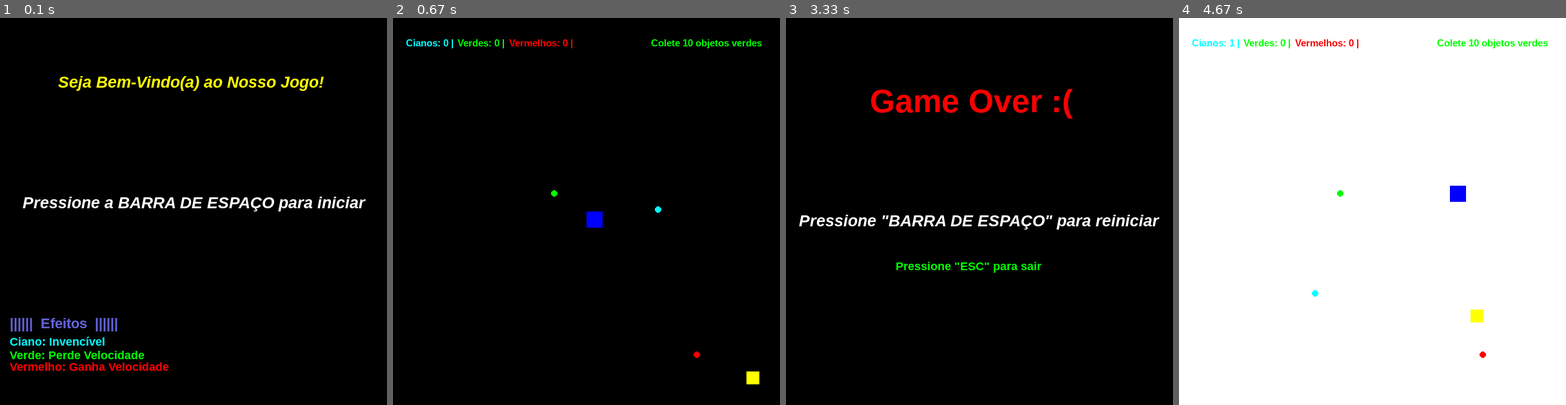
Above: before the commit, frames 1-4 (left to right).
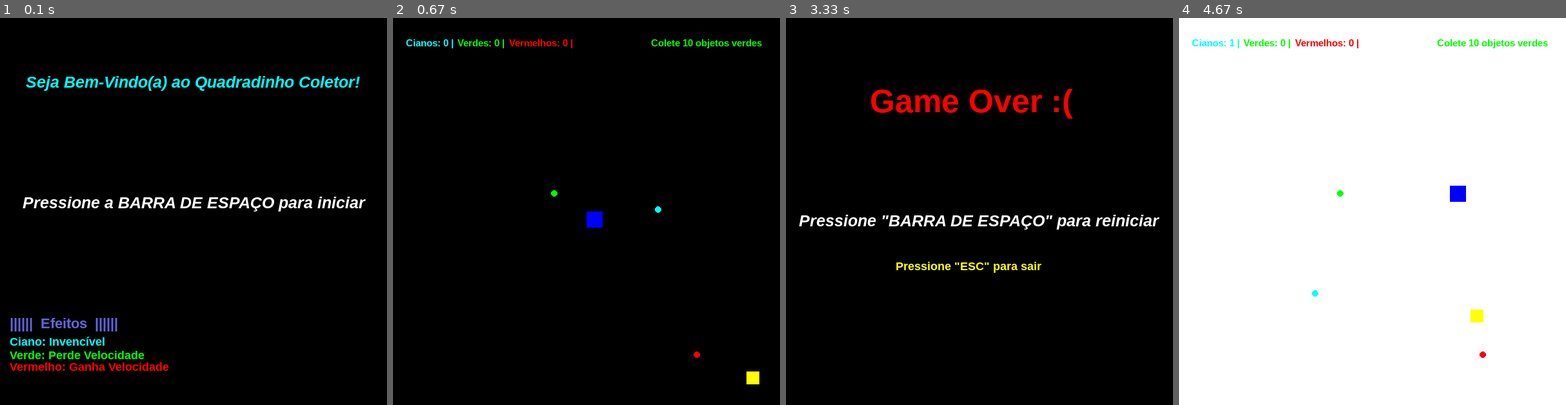
Above: after the commit, the same moments.

Repository: luucasgaabriel/projeto_pygame
Game: pygame game, started from jogo.py
Same seed, same stepped clock (60 frames per second), same inputs: the game is played once before the commit and once after it.
Inputs:
- Up to frame 1 (0.1 s): no input
- Up to frame 2 (0.67 s): tap Space at 0.33 s
- Up to frame 3 (3.33 s): hold Left 0.67-1.2 s; tap Space at 0.73, 1.03, 1.3, 1.63, 1.93, 2.07, 2.47, 2.77 s; hold Down 1.23-1.53 s; hold Left 1.57-1.97 s; hold Up 2-2.37 s; hold Right 2.4-3.03 s
- Up to frame 4 (4.67 s): tap Space at 3.53, 3.83, 4.03, 4.33, 4.53 s; hold Right 3.97-4.43 s; hold Up from 4.47 s (still down)

The runs differ from the first frame. In frame 1, 1.8% of the frame differs, in the area x 6-93%, y 15-19%; in frame 2, nothing differs; in frame 3, 0.4%; in frame 4, nothing differs.

Commit message:
Update jogo.py

Diff:
--- a/jogo.py
+++ b/jogo.py
@@ -3,14 +3,13 @@
 from sys import exit
 from random import randint
 
-
 pygame.init()
 
 # criando tela
 largura = 600
 altura = 600
 tela = pygame.display.set_mode((largura, altura))
-pygame.display.set_caption('QUADRADIN')
+pygame.display.set_caption('QUADRADINHO COLETOR')
 
 # variaveis iniciais
 cianos = vermelhos = verdes = 0
@@ -24,8 +23,8 @@
 controlex_vilao = 0
 controley_vilao = 0
 lista_coletaveis = []
-cor_tela = (0,0,0)
-cor_gameover = (255,0,0)
+cor_tela = (0, 0, 0)
+cor_gameover = (255, 0, 0)
 
 relogio = pygame.time.Clock()
 fonte = pygame.font.SysFont('arial', 25, bold=True, italic=True)
@@ -33,7 +32,6 @@
 fonte_placar = pygame.font.SysFont('arial', 15, True, False)
 fonte_vantagens = pygame.font.SysFont('arial', 22, bold=True, italic=False)
 fonte_gameover = pygame.font.SysFont('franklingothicmedium', 50, bold=True, italic=False)
-
 
 
 class Player:
@@ -56,21 +54,21 @@
         if event.key == K_DOWN:
             x_controle = 0
             y_controle = velocidade
-        if player.pos_x > largura-20:
+        if player.pos_x > largura - 20:
             player.pos_x = 0
         if player.pos_x < 0:
             player.pos_x = largura
-        if player.pos_y > altura-20:
+        if player.pos_y > altura - 20:
             player.pos_y = 0
         if player.pos_y < 0:
             player.pos_y = altura
 
     def colidiu(self, coletavel):
         global Coletaveis, cianos, vermelhos, verdes, velocidade, imortal, cor_tela, vivo
-        if coletavel.centro_x -30 <   player.pos_x < coletavel.centro_x + 10:
-            if coletavel.centro_y - 30 <  player. pos_y < coletavel.centro_y + 10:
-                coletavel.centro_x = randint(0,largura-10)
-                coletavel.centro_y = randint(51,altura-10)
+        if coletavel.centro_x - 30 < player.pos_x < coletavel.centro_x + 10:
+            if coletavel.centro_y - 30 < player.pos_y < coletavel.centro_y + 10:
+                coletavel.centro_x = randint(0, largura - 10)
+                coletavel.centro_y = randint(51, altura - 10)
                 if coletavel == vermelho:
                     vermelhos += 1
                     velocidade += 3
@@ -80,7 +78,7 @@
                 if coletavel == ciano:
                     cianos += 1
                     imortal = True
-                    cor_tela = (255,255,255)
+                    cor_tela = (255, 255, 255)
                 if coletavel == verde:
                     verdes += 1
                     if velocidade > 3:
@@ -89,9 +87,11 @@
                         vivo = False
                     if imortal == True:
                         imortal = False
-                        cor_tela = (0,0,0)
+                        cor_tela = (0, 0, 0)
+
     def desenhar(self):
-        pygame.draw.rect(tela, (0,0,255), (self.pos_x, self.pos_y, 25, 25))
+        pygame.draw.rect(tela, (0, 0, 255), (self.pos_x, self.pos_y, 25, 25))
+
 
 class Coletaveis:
     def __init__(self, cor, centro_x, centro_y, raio):
@@ -103,6 +103,7 @@
     def desenhar_coletaveis(self):
         pygame.draw.circle(tela, self.cor, (self.centro_x, self.centro_y), self.raio)
 
+
 class Vilao():
     def __init__(self, cor, pos_x, pos_y):
         self.cor = cor
@@ -125,9 +126,10 @@
         if self.pos_y > player.pos_y:
             controley_vilao = -velocidade_vilao
 
-        if player.pos_x - 20 < self.pos_x < player.pos_x + 25 and not imortal :
+        if player.pos_x - 20 < self.pos_x < player.pos_x + 25 and not imortal:
             if player.pos_y - 20 < self.pos_y < player.pos_y + 25:
                 vivo = False
+
 
 def reiniciar_jogo():
     global cianos, vermelhos, verdes, vivo, imoral, velocidade, velocidade_vilao, imortal, x_controle, y_controle
@@ -141,18 +143,20 @@
     y_controle = 0
     controlex_vilao = 0
     controley_vilao = 0
-    player.pos_x = largura//2
-    player.pos_y = altura//2
-    inimigo.pos_x = largura-20
-    inimigo.pos_y = altura-20
+    player.pos_x = largura // 2
+    player.pos_y = altura // 2
+    inimigo.pos_x = largura - 20
+    inimigo.pos_y = altura - 20
+
+
 menu = True
 while menu:
     tela.fill((0, 0, 0))
 
-    mensagem = ('Seja Bem-Vindo(a) ao Nosso Jogo!')   # Mensagem de Bem-Vindo
-    texto_formatado4 = fonte.render(mensagem, True, (255, 255, 0))
-    tela.blit(texto_formatado4, (90, altura / 7))
-    inicio = ('Pressione a BARRA DE ESPAÇO para iniciar')    # Iniciar Jogo
+    mensagem = ('Seja Bem-Vindo(a) ao Quadradinho Coletor!')  # Mensagem de Bem-Vindo
+    texto_formatado4 = fonte.render(mensagem, True, (0, 255, 255))
+    tela.blit(texto_formatado4, (40, altura / 7))
+    inicio = ('Pressione a BARRA DE ESPAÇO para iniciar')  # Iniciar Jogo
     texto_formatado3 = fonte.render(inicio, True, (255, 255, 255))
     tela.blit(texto_formatado3, (35, altura / 2.2))
     poderes_coletaveis = ('||||||  Efeitos  ||||||')  # Mostra as vantagens dos coletáveis
@@ -168,7 +172,6 @@
     texto_formatado7 = fonte2.render(pontuacao3, True, (255, 0, 0))
     tela.blit(texto_formatado7, (15, altura / 1.13))
 
-
     pygame.display.update()
     for event in pygame.event.get():
         if event.type == QUIT:
@@ -179,11 +182,11 @@
 
     pygame.display.update()
 
-player = Player((0,0,255), largura//2, altura//2 )
-inimigo = Vilao((255, 255, 0), largura-20, altura-20 )
-vermelho = Coletaveis((255, 0, 0), randint(0, largura - 30), randint(0,altura - 30), 5)
-ciano = Coletaveis((0, 255, 255), randint(0, largura - 30), randint(0,altura - 30), 5)
-verde = Coletaveis((0, 255, 0), randint(0, largura - 30), randint(0,altura - 30), 5)
+player = Player((0, 0, 255), largura // 2, altura // 2)
+inimigo = Vilao((255, 255, 0), largura - 20, altura - 20)
+vermelho = Coletaveis((255, 0, 0), randint(0, largura - 30), randint(0, altura - 30), 5)
+ciano = Coletaveis((0, 255, 255), randint(0, largura - 30), randint(0, altura - 30), 5)
+verde = Coletaveis((0, 255, 0), randint(0, largura - 30), randint(0, altura - 30), 5)
 lista_coletaveis.append(ciano)
 lista_coletaveis.append(vermelho)
 lista_coletaveis.append(verde)
@@ -232,7 +235,7 @@
             vivo = False
             campeao = True
             gameover = ('Você ganhou!!!')
-            cor_gameover = (0,0,255)
+            cor_gameover = (0, 255, 0)
     if not vivo:
         tela.fill((0, 0, 0))
         if not campeao:
@@ -241,8 +244,7 @@
         sair = ('Pressione "ESC" para sair')
         texto_formatado1 = fonte_gameover.render(gameover, True, cor_gameover, True)
         texto_formatado2 = fonte.render(reset, True, (255, 255, 255), True)
-        texto_formatado3 = fonte2.render(sair, True, (0, 255, 0), True)
-
+        texto_formatado3 = fonte2.render(sair, True, (255, 255, 0), True)
 
         tela.blit(texto_formatado1, (130, altura // 6))
         tela.blit(texto_formatado2, (20, altura // 2))
